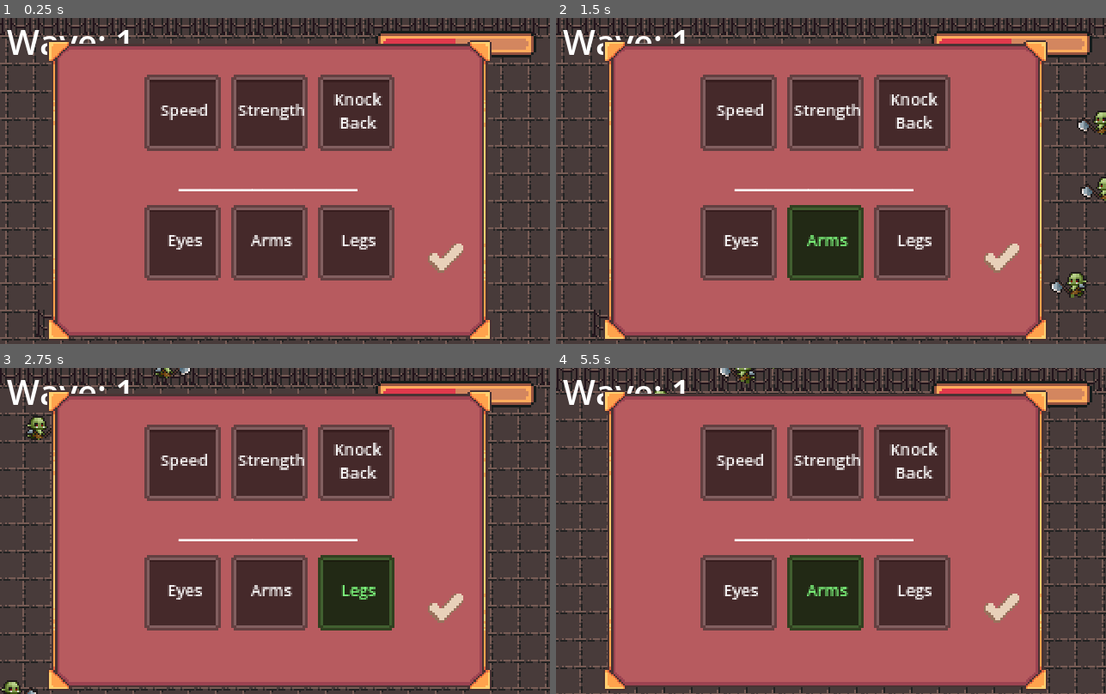
Above: before the commit, frames 1-4 (two rows, left to right).
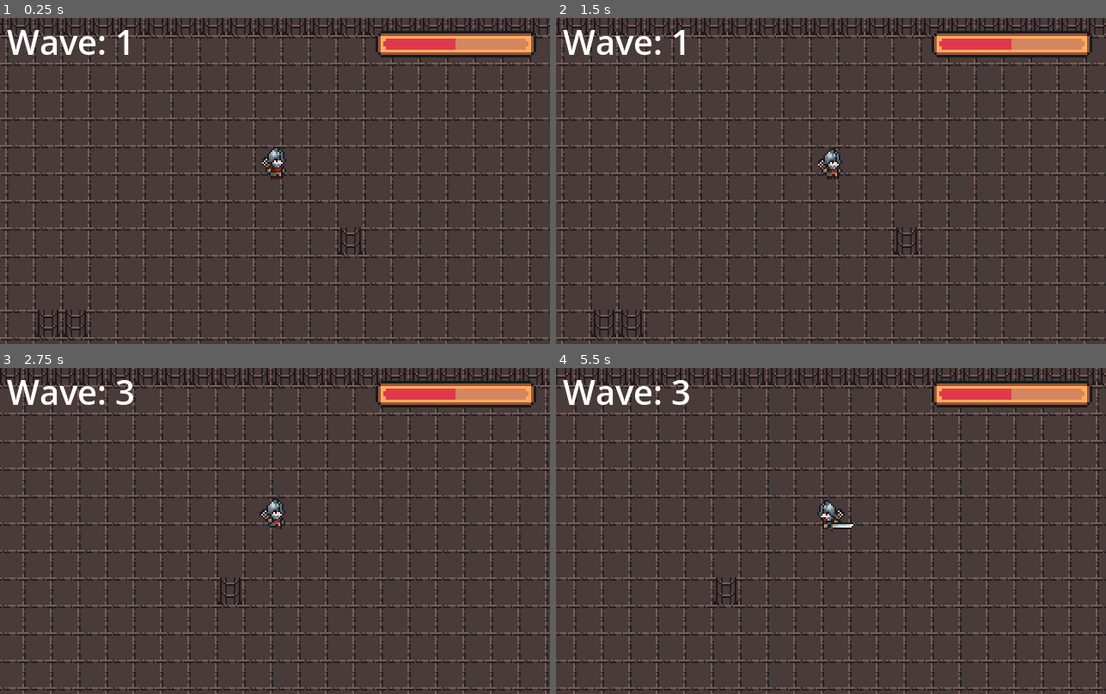
Above: after the commit, the same moments.

Repository: NarrowJS/daydream-game
Game: Godot game, scene res://scenes/game.tscn
Same seed, same stepped clock (60 frames per second), same inputs: the game is played once before the commit and once after it.
Inputs (mouse positions are in pixels of both pictures, inside the frame that each line leads up to):
- Up to frame 1 (0.25 s): no input
- Up to frame 2 (1.5 s): click (737, 242) at 0.5 s, where only the run before the commit has a clickable "Eyes"; click (825, 242) at 1.25 s, where only the run before the commit has a clickable "Arms"
- Up to frame 3 (2.75 s): hold Right (ui_right) from 2.03 s (still down); tap Space (attack) at 2.1 s
- Up to frame 4 (5.5 s): release Right (ui_right) at 2.78 s; hold Down (ui_down) 2.78-3.53 s; tap Space (attack) every 0.75 s from 2.85 to 5.1 s; hold Right (ui_right) 3.53-4.28 s; hold Up (ui_up) 4.28-5.03 s; hold Left (ui_left) from 5.03 s (still down)

The runs differ from the first frame. In frame 1, 59% of the frame differs, in the area x 8-90%, y 6-99%; in frame 2, 61%; in frame 3, 61%; in frame 4, 72%, in the area x 0-100%, y 0-100%.

Commit message:
added wave functionality

Diff:
--- a/scenes/game.tscn
+++ b/scenes/game.tscn
@@ -25,9 +25,9 @@
 position = Vector2(300, 100)
 collision_mask = 2
 
-[node name="CanvasLayer" type="CanvasLayer" parent="."]
+[node name="hud" type="CanvasLayer" parent="."]
 
-[node name="TextureProgressBar" type="TextureProgressBar" parent="CanvasLayer" node_paths=PackedStringArray("player")]
+[node name="TextureProgressBar" type="TextureProgressBar" parent="hud" node_paths=PackedStringArray("player")]
 anchors_preset = 1
 anchor_left = 1.0
 anchor_right = 1.0
@@ -44,7 +44,7 @@
 script = ExtResource("4_p57ef")
 player = NodePath("../../player")
 
-[node name="RichTextLabel" type="RichTextLabel" parent="CanvasLayer"]
+[node name="waveDisplay" type="RichTextLabel" parent="hud"]
 offset_left = 8.0
 offset_right = 307.0
 offset_bottom = 110.0
@@ -82,10 +82,17 @@
 position = Vector2(415, -150)
 
 [node name="CanvasLayer2" type="CanvasLayer" parent="."]
+visible = false
 
 [node name="Control" parent="CanvasLayer2" instance=ExtResource("10_vtaks")]
 
 [node name="Mobs2" parent="." instance=ExtResource("3_lnu2h")]
 position = Vector2(47, -9)
 
+[node name="InBetweenWaves" type="Timer" parent="."]
+wait_time = 2.0
+one_shot = true
+autostart = true
+
 [connection signal="timeout" from="Timer" to="." method="_on_timer_timeout"]
+[connection signal="timeout" from="InBetweenWaves" to="." method="_on_in_between_waves_timeout"]
--- a/scenes/mobSpawning.gd
+++ b/scenes/mobSpawning.gd
@@ -1,18 +1,55 @@
 extends Node2D
 
-func _ready():
-	makeAMob()
-	makeAMob()
+@export var current_level = 2
+@onready var monster_dict = {
+	1:1,
+	2:2,
+	3:3,
+	4:4,
+	5:5,
+}
+
+@onready var dead_enemies = 0
+
+func enemy_death():
+	print("enemy death")
+	dead_enemies+=1
+	if dead_enemies == monster_dict[current_level]:
+		$InBetweenWaves.start()
+		dead_enemies = 0
+
+
+func makeAMob():
+	for i in range(monster_dict[current_level]):
+		var newMob = preload("res://scenes/mobs.tscn").instantiate()
+		%PathFollow2D.progress_ratio = randf()
+		newMob.global_position = %PathFollow2D.global_position
+		add_child(newMob)
+		print("spawned mob")
+		await get_tree().create_timer(2.0).timeout
+
+
+func update_level(level):
+	match level:
+		1:
+			print("level 1")
+		2:
+			print("level 2")
+		3:
+			print("level 3")
+		4:
+			print("level 4")
+		5:
+			print("level 5")
 	makeAMob()
 
 
 
-func makeAMob():
-	var newMob = preload("res://scenes/mobs.tscn").instantiate()
-	%PathFollow2D.progress_ratio = randf()
-	newMob.global_position = %PathFollow2D.global_position
-	add_child(newMob)
+##func _on_timer_timeout():
+##	_ready()
 
-
-func _on_timer_timeout():
-	_ready()
+func _on_in_between_waves_timeout():
+	print("leaving level")
+	current_level += 1
+	$hud/waveDisplay.text = "Wave: "+str(current_level)
+	update_level(current_level)
Not shown: 1 places in scenes/game.tscn that only renumber resources
